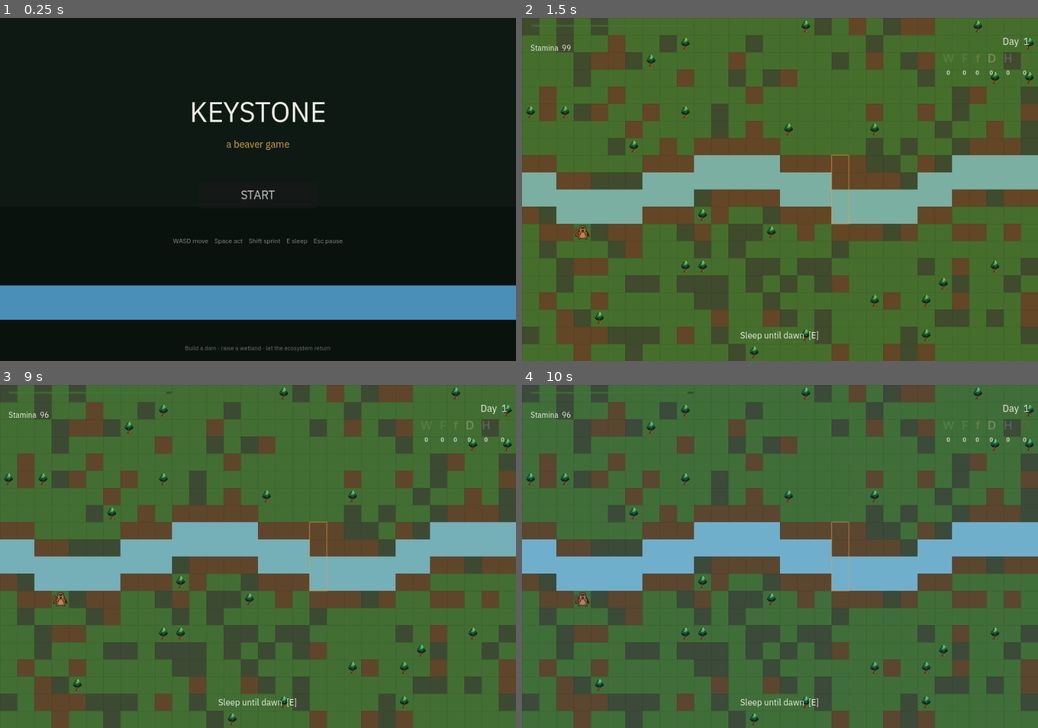
Above: before the commit, frames 1-4 (two rows, left to right).
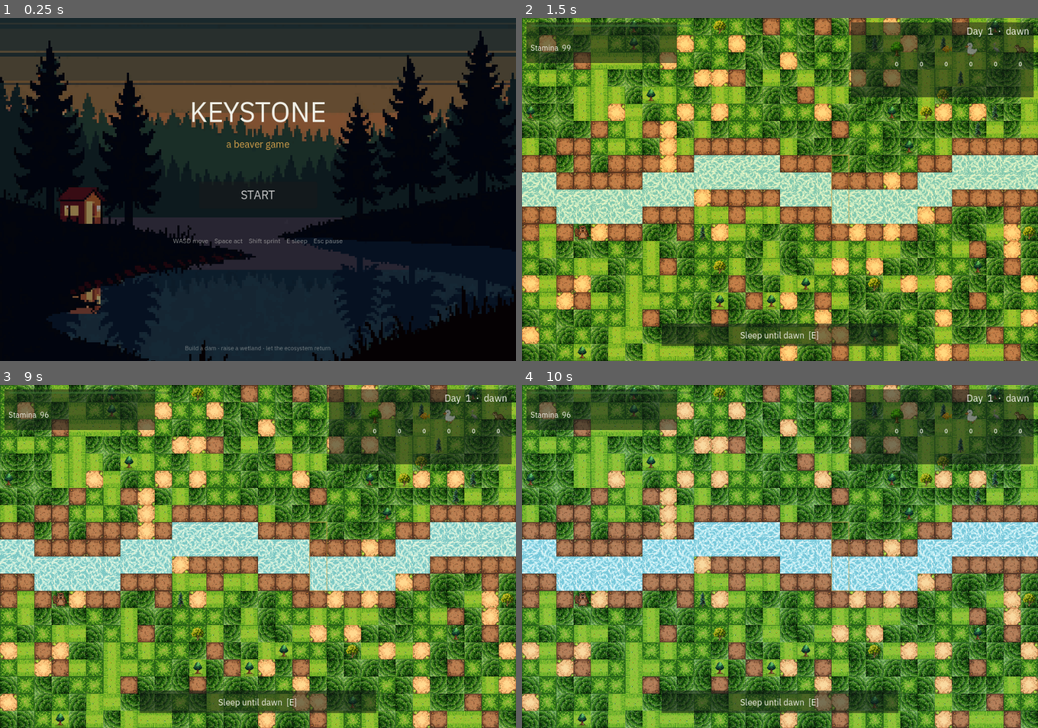
Above: after the commit, the same moments.

Repository: kvmadden/keystone
Game: Godot game, scene res://scenes/TitleScreen.tscn
Two runs of this game, one before a commit and one after it. Both use one fixed random seed, a clock stepped at 60 frames per second and the inputs below.
Inputs:
- Up to frame 1 (0.25 s): no input
- Up to frame 2 (1.5 s): click "START" at 0.5 s; tap Enter at 1.25, 1.35 s
- Up to frame 3 (9 s): tap Space at 1.52, 2, 2.27, 3.5, 3.77, 4.52, 5, 5.27, 6.77, 7.52, 8.27 s; tap Enter at 2.1, 2.75, 2.85, 3.6, 4.25, 4.35, 5.1, 5.85, 6.6, 7.35, 8.1, 8.85 s
- Up to frame 4 (10 s): tap Enter at 9.6 s; tap Space at 9.77 s

The runs differ from the first frame. In frame 1, 45% of the frame differs, in the area x 0-100%, y 1-100%; in frame 2, 84%; in frame 3, 86%; in frame 4, 89%, in the area x 0-100%, y 0-100%.

Commit message:
polish: PixelLab terrain tiles, title bg, HUD species icons + readability
The big visual lift. Before: flat colored tile rects with grid lines.
After: lush varied pixel-art terrain, dusk-pond title splash, sprite icons.

Round 2 (terrain):
- 6 tileable terrain textures (grass, dry, dirt, shallow, deep, wetland)
- 2 grass variants to break up the wallpaper repeat
- Per-tile rotation (0/90/180/270) and variant pick from a 16-bit seed
- world.gd draws textures with fallback to colored rect if a sprite is missing

Round 3 (polish + identity):
- 256x192 title-screen background (beaver pond at dusk) replaces gradient
- 2 tree variants picked from same tile seed
- Tree + lodge get a subtle drop shadow for grass-tile visibility
- Replaced sandy-looking tile_shallow with cleaner light-blue ripples
- 6 species HUD icons (PixelLab silhouettes) replace letter glyphs
- HUD backdrops: translucent dark panels behind stamina / day / prompt
- Day label shows current phase ("Day 1 · dawn")
- Beaver no longer double-renders body+carry sprite simultaneously
- Drought-empties-dam now triggers a real lose state

The procedural fallbacks all remain — every sprite can fail to generate
and the game still ships with intentional-looking rect placeholders.

Diff:
--- a/scenes/HUD.tscn
+++ b/scenes/HUD.tscn
@@ -49,8 +49,8 @@
 offset_left = -340.0
 offset_top = 12.0
 offset_right = -16.0
-offset_bottom = 110.0
-alignment = 2
+offset_bottom = 140.0
+theme_override_constants/separation = 6
 
 [node name="DayLabel" type="Label" parent="TopRight"]
 theme_override_fonts/font = ExtResource("2")
--- a/scripts/beaver.gd
+++ b/scripts/beaver.gd
@@ -191,12 +191,23 @@
 		sprite_root.scale.x = 1.0  # neutral facing for up/down
 
 func _update_carry_visual() -> void:
+	# Pixel-art mode: beaver_carrying.png IS a full beaver-holding-log,
+	# so when carrying we show ONLY that sprite (not the regular beaver underneath).
 	if have_pixel_sprites and carry_sprite.texture != null:
-		carry_sprite.visible = Game.carrying_log
+		if Game.carrying_log:
+			sprite.visible = false
+			carry_sprite.visible = true
+		else:
+			sprite.visible = true
+			carry_sprite.visible = false
+		placeholder.visible = false
 		carry_placeholder.visible = false
 	else:
+		# Fallback mode: placeholder body + a small log chip on top
+		placeholder.visible = true
+		sprite.visible = false
+		carry_sprite.visible = false
 		carry_placeholder.visible = Game.carrying_log
-		carry_sprite.visible = false
 
 func _try_load_pixel_sprites() -> void:
 	if ResourceLoader.exists("res://assets/sprites/beaver.png"):
--- a/scripts/hud.gd
+++ b/scripts/hud.gd
@@ -33,9 +33,11 @@
 
 func _ready() -> void:
 	_build_species_panel()
+	_add_hud_backdrops()
 	Game.stamina_changed.connect(_on_stamina)
 	Game.species_changed.connect(_on_species)
 	Game.day_advanced.connect(_on_day)
+	Game.phase_changed.connect(_on_phase)
 	Game.log_message.connect(_on_message)
 	Game.carrying_changed.connect(_on_carry)
 	Game.game_won.connect(_on_win)
@@ -60,24 +62,79 @@
 	# Update action prompt every frame
 	prompt_label.text = _build_prompt()
 
+func _add_hud_backdrops() -> void:
+	# Insert a translucent dark panel BEHIND the top-left + top-right HUD groups
+	# so text reads against bright wetland or dark water alike.
+	var tl_bg := ColorRect.new()
+	tl_bg.color = Color(0.06, 0.10, 0.08, 0.55)
+	tl_bg.anchor_left = 0.0
+	tl_bg.anchor_right = 0.0
+	tl_bg.offset_left = 8.0
+	tl_bg.offset_top = 8.0
+	tl_bg.offset_right = 8.0 + 280.0
+	tl_bg.offset_bottom = 8.0 + 76.0
+	tl_bg.mouse_filter = Control.MOUSE_FILTER_IGNORE
+	add_child(tl_bg)
+	move_child(tl_bg, 0)  # behind everything
+
+	var tr_bg := ColorRect.new()
+	tr_bg.color = Color(0.06, 0.10, 0.08, 0.55)
+	tr_bg.anchor_left = 1.0
+	tr_bg.anchor_right = 1.0
+	tr_bg.offset_left = -348.0
+	tr_bg.offset_top = 8.0
+	tr_bg.offset_right = -8.0
+	tr_bg.offset_bottom = 8.0 + 140.0
+	tr_bg.mouse_filter = Control.MOUSE_FILTER_IGNORE
+	add_child(tr_bg)
+	move_child(tr_bg, 1)
+
+	var bc_bg := ColorRect.new()
+	bc_bg.color = Color(0.06, 0.10, 0.08, 0.55)
+	bc_bg.anchor_left = 0.5
+	bc_bg.anchor_right = 0.5
+	bc_bg.anchor_top = 1.0
+	bc_bg.anchor_bottom = 1.0
+	bc_bg.offset_left = -220.0
+	bc_bg.offset_top = -70.0
+	bc_bg.offset_right = 220.0
+	bc_bg.offset_bottom = -28.0
+	bc_bg.mouse_filter = Control.MOUSE_FILTER_IGNORE
+	add_child(bc_bg)
+	move_child(bc_bg, 2)
+
 func _build_species_panel() -> void:
 	for k in SPECIES_ORDER:
 		var v := VBoxContainer.new()
 		v.alignment = BoxContainer.ALIGNMENT_CENTER
-		var lbl := Label.new()
-		lbl.text = SPECIES_GLYPH.get(k, "•")
-		lbl.add_theme_color_override("font_color", _species_color(k))
-		lbl.add_theme_font_size_override("font_size", 22)
-		lbl.horizontal_alignment = HORIZONTAL_ALIGNMENT_CENTER
+		# Prefer a PixelLab icon if present; otherwise fall back to a letter glyph.
+		var icon_path := "res://assets/sprites/icon_%s.png" % k
+		var icon_widget: Control
+		var icon_tex: Texture2D = null
+		if ResourceLoader.exists(icon_path):
+			icon_tex = load(icon_path) as Texture2D
+		if icon_tex != null:
+			var tr := TextureRect.new()
+			tr.texture = icon_tex
+			tr.custom_minimum_size = Vector2(32, 32)
+			tr.stretch_mode = TextureRect.STRETCH_KEEP_ASPECT_CENTERED
+			icon_widget = tr
+		else:
+			var lbl := Label.new()
+			lbl.text = SPECIES_GLYPH.get(k, "•")
+			lbl.add_theme_color_override("font_color", _species_color(k))
+			lbl.add_theme_font_size_override("font_size", 22)
+			lbl.horizontal_alignment = HORIZONTAL_ALIGNMENT_CENTER
+			icon_widget = lbl
 		var pop := Label.new()
 		pop.text = "0"
 		pop.add_theme_color_override("font_color", Game.COL_TEXT)
 		pop.add_theme_font_size_override("font_size", 11)
 		pop.horizontal_alignment = HORIZONTAL_ALIGNMENT_CENTER
-		v.add_child(lbl)
+		v.add_child(icon_widget)
 		v.add_child(pop)
 		species_panel.add_child(v)
-		_species_lights[k] = {"glyph": lbl, "pop": pop}
+		_species_lights[k] = {"glyph": icon_widget, "pop": pop}
 
 func _species_color(k: String) -> Color:
 	match k:
@@ -107,17 +164,26 @@
 		light.pop.text = str(n)
 		var c := _species_color(k)
 		if n > 0:
-			light.glyph.modulate = Color(1, 1, 1, 1)
-			light.glyph.add_theme_color_override("font_color", c)
+			light.glyph.modulate = Color(1, 1, 1, 1.0)
+			if light.glyph is Label:
+				(light.glyph as Label).add_theme_color_override("font_color", c)
 		else:
-			# Dim
-			light.glyph.add_theme_color_override("font_color", Color(c.r, c.g, c.b, 0.30))
+			# Dim — keep enough alpha to clearly see the lineup at game start
+			light.glyph.modulate = Color(0.6, 0.6, 0.6, 0.75)
+			if light.glyph is Label:
+				(light.glyph as Label).add_theme_color_override("font_color", Color(c.r, c.g, c.b, 0.6))
 		total += (1 if n > 0 else 0)
 	if total > _peak_species_count:
 		_peak_species_count = total
 
 func _on_day(d: int) -> void:
-	day_label.text = "Day  %d" % d
+	_refresh_day_label()
+
+func _on_phase(_p: int, _t: float) -> void:
+	_refresh_day_label()
+
+func _refresh_day_label() -> void:
+	day_label.text = "Day  %d  ·  %s" % [Game.current_day, Game.phase_name(Game.phase)]
 
 func _on_message(t: String) -> void:
 	message_label.text = t
--- a/scripts/title.gd
+++ b/scripts/title.gd
@@ -16,6 +16,30 @@
 	subtitle.add_theme_color_override("font_color", Game.COL_ACCENT)
 	hint.add_theme_color_override("font_color", Color(Game.COL_TEXT.r, Game.COL_TEXT.g, Game.COL_TEXT.b, 0.55))
 	attribution.add_theme_color_override("font_color", Color(Game.COL_TEXT.r, Game.COL_TEXT.g, Game.COL_TEXT.b, 0.45))
+	# If a PixelLab title background exists, swap it in for the simple gradient.
+	if ResourceLoader.exists("res://assets/sprites/title_bg.png"):
+		var tex := load("res://assets/sprites/title_bg.png") as Texture2D
+		if tex != null:
+			var bg := $Background as ColorRect
+			var rect := TextureRect.new()
+			rect.texture = tex
+			rect.anchor_right = 1.0
+			rect.anchor_bottom = 1.0
+			rect.stretch_mode = TextureRect.STRETCH_KEEP_ASPECT_COVERED
+			rect.mouse_filter = Control.MOUSE_FILTER_IGNORE
+			add_child(rect)
+			move_child(rect, bg.get_index() + 1)  # above the base bg
+			# Hide the procedural forest+water rects underneath
+			$ForestSilhouette.visible = false
+			$Water.visible = false
+			# Subtle dark vignette on top so the title text stays readable
+			var vignette := ColorRect.new()
+			vignette.anchor_right = 1.0
+			vignette.anchor_bottom = 1.0
+			vignette.color = Color(0, 0, 0, 0.40)
+			vignette.mouse_filter = Control.MOUSE_FILTER_IGNORE
+			add_child(vignette)
+			move_child(vignette, rect.get_index() + 1)
 
 func _on_start() -> void:
 	get_tree().change_scene_to_file("res://scenes/Main.tscn")
--- a/scripts/world.gd
+++ b/scripts/world.gd
@@ -6,6 +6,7 @@
 const G := preload("res://scripts/game.gd")
 
 var tiles: Array = []          # tiles[y][x] : int (Game.Tile)
+var tile_seeds: Array = []     # tile_seeds[y][x] : int  (0..3 rotation hint, 0..N variant)
 var wet_age: Array = []        # seconds adjacent-to-water for wetland conversion
 var tree_positions: Array = [] # Vector2i list of tree tiles (for chew lookups)
 var stream_y_top := 9
@@ -21,6 +22,9 @@
 var tex_tree: Texture2D
 var tex_lodge: Texture2D
 var tex_stump: Texture2D
+var tree_variants: Array = []        # additional tree textures
+var tile_tex: Dictionary = {}        # Game.Tile -> Texture2D
+var grass_variants: Array = []       # additional grass textures for variety
 
 func _ready() -> void:
 	_generate()
@@ -30,29 +34,55 @@
 		tex_lodge = load("res://assets/sprites/lodge.png") as Texture2D
 	if ResourceLoader.exists("res://assets/sprites/tree_stump.png"):
 		tex_stump = load("res://assets/sprites/tree_stump.png") as Texture2D
+	# Tile textures — keyed by Game.Tile enum value
+	var tile_map := {
+		Game.Tile.DRY:     "res://assets/sprites/tile_dry.png",
+		Game.Tile.GRASS:   "res://assets/sprites/tile_grass.png",
+		Game.Tile.DIRT:    "res://assets/sprites/tile_dirt.png",
+		Game.Tile.SHALLOW: "res://assets/sprites/tile_shallow.png",
+		Game.Tile.DEEP:    "res://assets/sprites/tile_deep.png",
+		Game.Tile.WETLAND: "res://assets/sprites/tile_wetland.png",
+	}
+	for k in tile_map.keys():
+		var p: String = tile_map[k]
+		if ResourceLoader.exists(p):
+			tile_tex[k] = load(p) as Texture2D
+	# Optional grass variants — picked deterministically per-tile via tile_seeds
+	for variant in ["res://assets/sprites/tile_grass_2.png", "res://assets/sprites/tile_grass_3.png"]:
+		if ResourceLoader.exists(variant):
+			grass_variants.append(load(variant) as Texture2D)
+	for tv in ["res://assets/sprites/tree_2.png", "res://assets/sprites/tree_3.png"]:
+		if ResourceLoader.exists(tv):
+			tree_variants.append(load(tv) as Texture2D)
 	queue_redraw()
 
 func _generate() -> void:
 	# Empty grid → dry/grass mix with a 2-tile stream + dam zone + scattered trees.
 	tiles.resize(Game.MAP_H)
 	wet_age.resize(Game.MAP_H)
+	tile_seeds.resize(Game.MAP_H)
 	for y in range(Game.MAP_H):
 		var row := []
 		var wrow := []
+		var srow := []
 		row.resize(Game.MAP_W)
 		wrow.resize(Game.MAP_W)
-		for x in range(Game.MAP_W):
-			# Base: grass with a "dry/dirt" speckle
+		srow.resize(Game.MAP_W)
+		for x in range(Game.MAP_W):
+			# Base: mostly grass with a light dry/dirt speckle
 			var r := randf()
-			if r < 0.18:
+			if r < 0.08:
 				row[x] = Game.Tile.DRY
-			elif r < 0.30:
+			elif r < 0.14:
 				row[x] = Game.Tile.DIRT
 			else:
 				row[x] = Game.Tile.GRASS
 			wrow[x] = 0.0
+			# 16 bits of seed per tile: low byte = variant pick, high byte = rotation
+			srow[x] = randi() & 0xFFFF
 		tiles[y] = row
 		wet_age[y] = wrow
+		tile_seeds[y] = srow
 
 	# Carve the stream (2 tiles tall, slight wobble) — starts as SHALLOW
 	for x in range(Game.MAP_W):
@@ -102,15 +132,27 @@
 		for x in range(Game.MAP_W):
 			var t = tiles[y][x]
 			var rect := Rect2(x * Game.TILE_SIZE, y * Game.TILE_SIZE, Game.TILE_SIZE, Game.TILE_SIZE)
-			draw_rect(rect, _tile_color(t))
-			# Subtle inner border for grid feel — only on land
-			if t != Game.Tile.SHALLOW and t != Game.Tile.DEEP:
-				draw_rect(rect, Color(0, 0, 0, 0.10), false, 1.0)
+			# Base tile: prefer PixelLab texture, fall back to solid color
+			# For TREE / LODGE the underlying tile is grass (sprite drawn on top)
+			var base_t: int = t
+			if t == Game.Tile.TREE or t == Game.Tile.LODGE:
+				base_t = Game.Tile.GRASS
+			_draw_tile(rect, base_t, int(tile_seeds[y][x]))
 
 			# Tree: prefer sprite, fall back to placeholder shape
 			if t == Game.Tile.TREE:
-				if tex_tree != null:
-					draw_texture_rect(tex_tree, rect, false)
+				var tree_tex: Texture2D = tex_tree
+				# Pick variant deterministically from tile_seeds
+				if not tree_variants.is_empty():
+					var pick: int = (int(tile_seeds[y][x]) >> 12) & 0x03
+					if pick == 1 and tree_variants.size() >= 1:
+						tree_tex = tree_variants[0]
+					elif pick == 2 and tree_variants.size() >= 2:
+						tree_tex = tree_variants[1]
+				if tree_tex != null:
+					# Slight drop shadow underneath for visibility against grass
+					draw_rect(Rect2(rect.position + Vector2(6, 26), Vector2(20, 5)), Color(0, 0, 0, 0.18))
+					draw_texture_rect(tree_tex, rect, false)
 				else:
 					var inner := Rect2(rect.position + Vector2(6, 4), Vector2(20, 24))
 					draw_rect(inner, Game.COL_TREE)
@@ -118,6 +160,7 @@
 					draw_rect(Rect2(rect.position + Vector2(13, 24), Vector2(6, 6)), Game.COL_STUMP)
 			elif t == Game.Tile.LODGE:
 				if tex_lodge != null:
+					draw_rect(Rect2(rect.position + Vector2(3, 26), Vector2(26, 5)), Color(0, 0, 0, 0.22))
 					draw_texture_rect(tex_lodge, rect, false)
 				else:
 					var lr := Rect2(rect.position + Vector2(2, 2), Vector2(28, 28))
@@ -133,6 +176,39 @@
 		(dam_zone_y_bot - dam_zone_y_top + 1) * Game.TILE_SIZE,
 	)
 	draw_rect(dz_rect, Color(Game.COL_DAM_ZONE.r, Game.COL_DAM_ZONE.g, Game.COL_DAM_ZONE.b, 0.45), false, 2.0)
+
+func _draw_tile(rect: Rect2, base_t: int, seed: int) -> void:
+	# Pick the texture (variant for grass) and an optional 90° rotation.
+	var tex: Texture2D = null
+	if base_t == Game.Tile.GRASS and not grass_variants.is_empty():
+		# Bias toward the primary grass to keep coverage cohesive.
+		var pick: int = seed & 0xFF
+		if pick < 128:
+			tex = tile_tex.get(Game.Tile.GRASS) as Texture2D
+		elif pick < 192:
+			tex = grass_variants[0]
+		else:
+			tex = grass_variants[1] if grass_variants.size() > 1 else grass_variants[0]
+	else:
+		tex = tile_tex.get(base_t) as Texture2D
+
+	if tex == null:
+		# Fallback solid color
+		draw_rect(rect, _tile_color(base_t))
+		if base_t != Game.Tile.SHALLOW and base_t != Game.Tile.DEEP:
+			draw_rect(rect, Color(0, 0, 0, 0.10), false, 1.0)
+		return
+
+	# Apply rotation 0/90/180/270 via canvas transform around the tile center.
+	var rot_q: int = (seed >> 8) & 0x03
+	if rot_q == 0:
+		draw_texture_rect(tex, rect, false)
+		return
+	var center := rect.position + rect.size * 0.5
+	var prev_xform := get_canvas_transform()
+	draw_set_transform(center, rot_q * PI / 2.0, Vector2.ONE)
+	draw_texture_rect(tex, Rect2(-rect.size * 0.5, rect.size), false)
+	draw_set_transform_matrix(Transform2D())  # reset
 
 func _tile_color(t: int) -> Color:
 	match t:
Binary file added: assets/sprites/icon_duck.png
Not shown, added: assets/sprites/icon_duck.png.import
Binary file added: assets/sprites/icon_fish.png
Not shown, added: assets/sprites/icon_fish.png.import
Binary file added: assets/sprites/icon_frog.png
Not shown, added: assets/sprites/icon_frog.png.import
Binary file added: assets/sprites/icon_heron.png
Not shown, added: assets/sprites/icon_heron.png.import
Binary file added: assets/sprites/icon_otter.png
Not shown, added: assets/sprites/icon_otter.png.import
Binary file added: assets/sprites/icon_willow.png
Not shown, added: assets/sprites/icon_willow.png.import
(and 23 more such lines)
